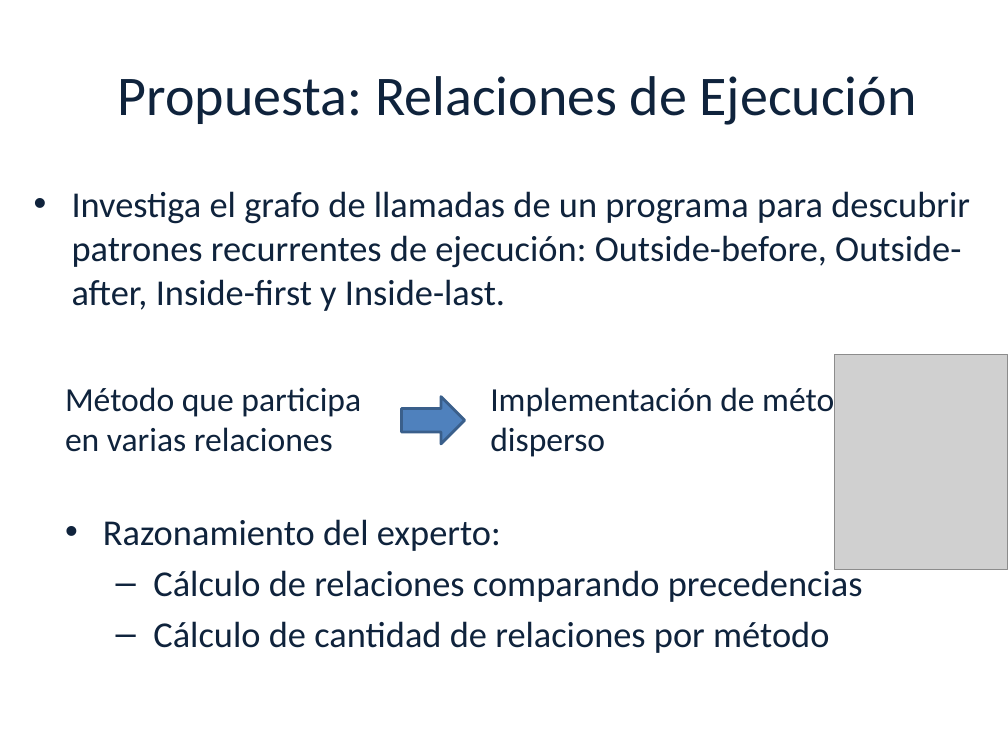
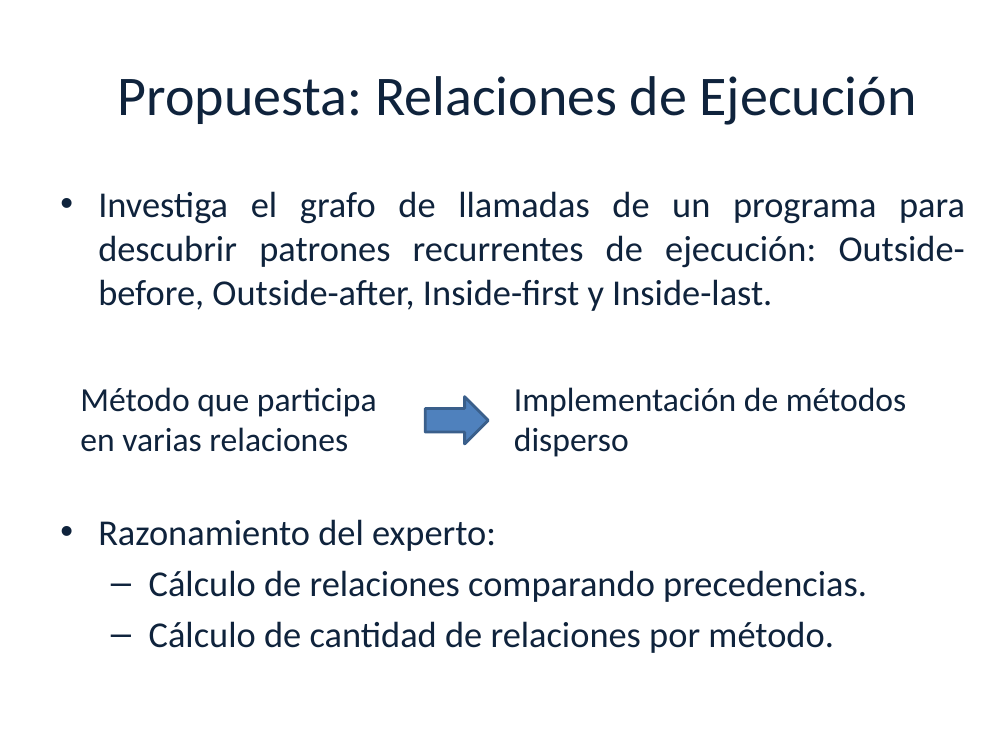
Before and after one commit to luciamasolaP/proyectofinal-informe, a slide deck: slide 20 of presentacion/Aspect Mining2-primera parte.pptx. Drawn at 1008x756 pixels with LibreOffice and Linux fonts; fonts in the diff are those of the drawing; grey boxes stand for pictures; background and template pictures are left out. Boxes give left, top, right and bottom in pixels: in the first picture for what was removed or moved away, otherwise in the second. Text is boxed around its words. In the diff, an @@ line names an element or a change of style, - is before the commit and + after.

```diff
--- a/presentacion/Aspect Mining2-primera parte.pptx
+++ b/presentacion/Aspect Mining2-primera parte.pptx
@@ text "Investiga el grafo de llamadas ..." moved from (x1=72, y1=191, x2=970, y2=311) to (x1=98, y1=191, x2=965, y2=311) @@
@@ text "Investiga el grafo de llamadas ..." at (x1=98, y1=191, x2=965, y2=311): alignment left to justified @@
@@ picture removed at (x1=835, y1=355, x2=1008, y2=570) @@
@@ text "Método que participa en varias ..." moved from (x1=65, y1=387, x2=361, y2=452) to (x1=80, y1=387, x2=377, y2=452) @@
@@ text "Implementación de métodos disperso" moved from (x1=490, y1=384, x2=883, y2=457) to (x1=514, y1=387, x2=907, y2=457) @@
@@ right arrow moved from (x1=401, y1=396, x2=465, y2=444) to (x1=425, y1=396, x2=489, y2=444) @@
@@ text at (x1=149, y1=570, x2=867, y2=653): text changed @@
-  – Cálculo de relaciones comparando precedencias
-  – Cálculo de cantidad de relaciones por método
+  – Cálculo de relaciones comparando precedencias.
+  – Cálculo de cantidad de relaciones por método.
```
Also in this commit, not shown: 16 other slides changed.
